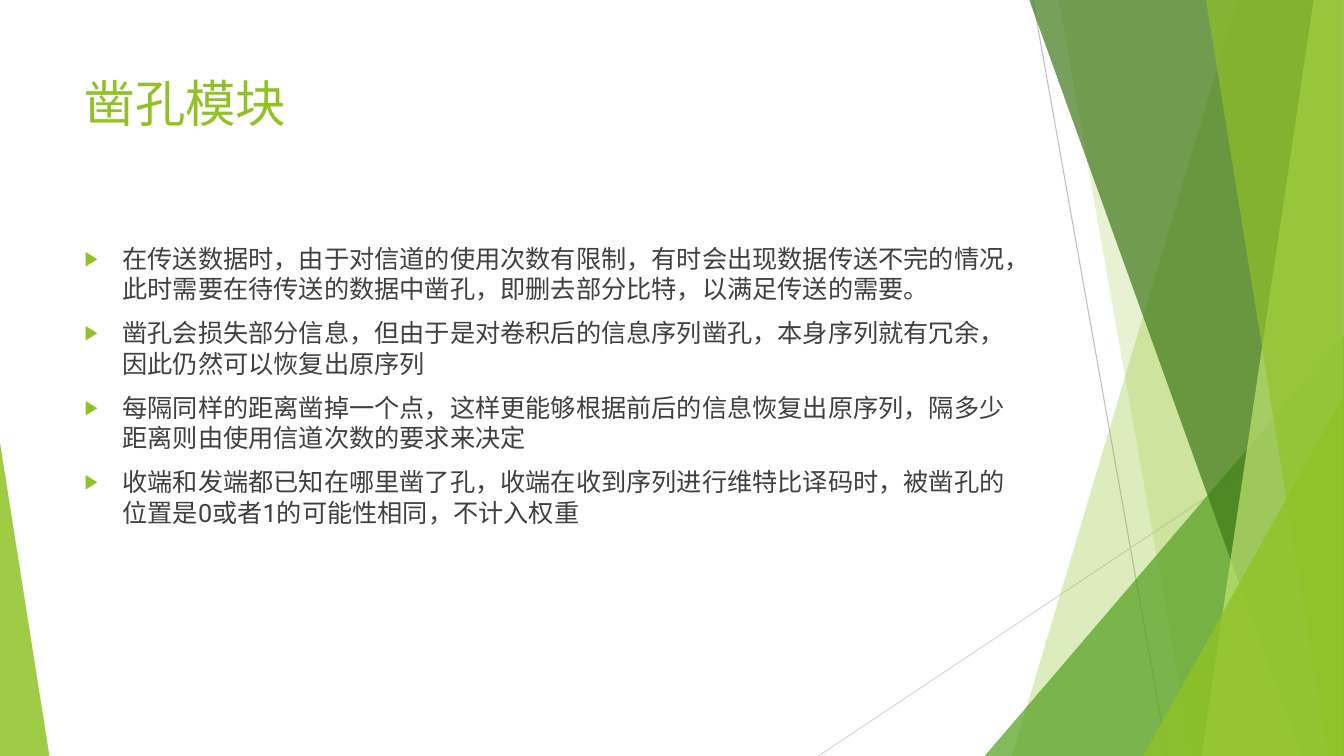
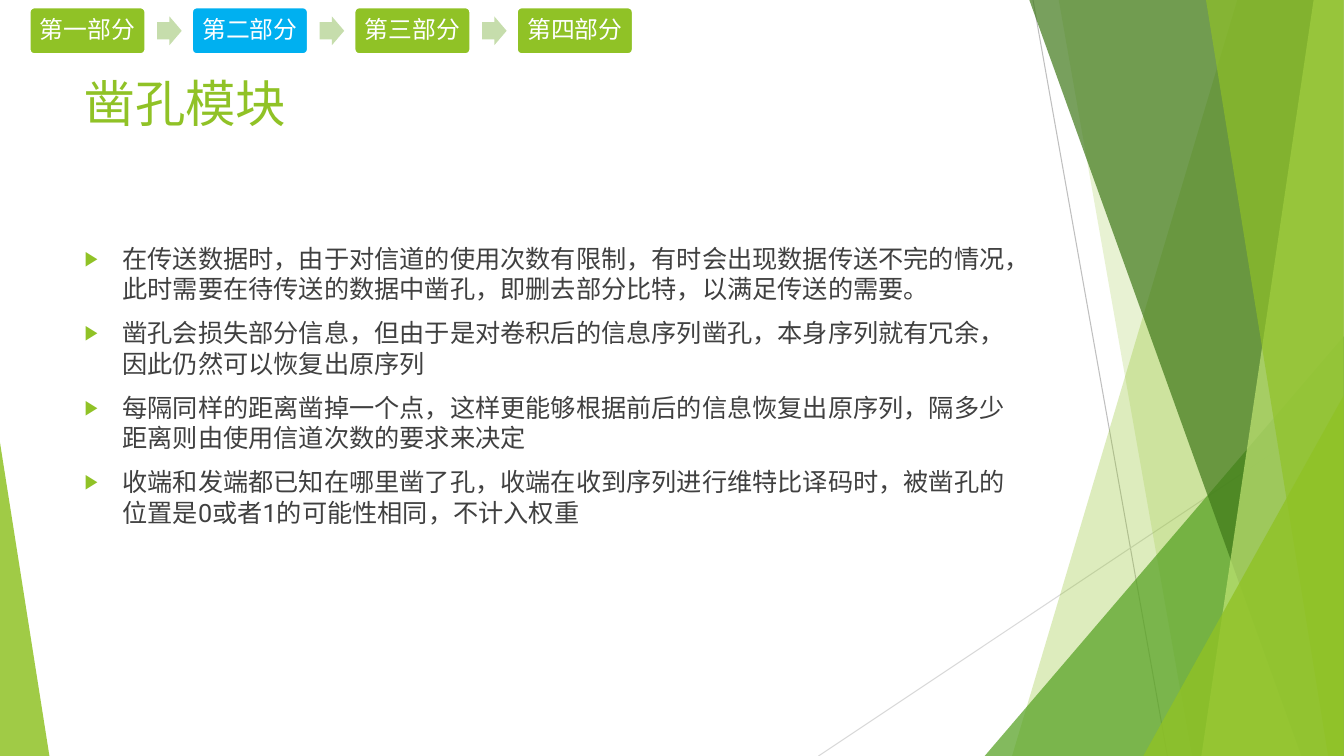
Before and after one commit to EECodingPresentation/project1, a slide deck: slide 13 of v1.pptx (slide 10 before the commit). Drawn at 1344x756 pixels with LibreOffice and Linux fonts; fonts in the diff are those of the drawing. Boxes give left, top, right and bottom in pixels: in the first picture for what was removed or moved away, otherwise in the second. Text is boxed around its words. In the diff, an @@ line names an element or a change of style, - is before the commit and + after.

Commit message:
更新ppt，新增分工、流程图等；待完善的包含第四部分的内容、分些和结果等

```diff
--- a/v1.pptx
+++ b/v1.pptx
@@ group added at (29,7,633,54): 4 rounded rectangles, 4 texts, 3 right arrows @@
+第一部分
+第二部分
+第三部分
+第四部分
```
Also in this commit, not shown: 9 other slides changed, 7 slides added, 2 slides removed.
